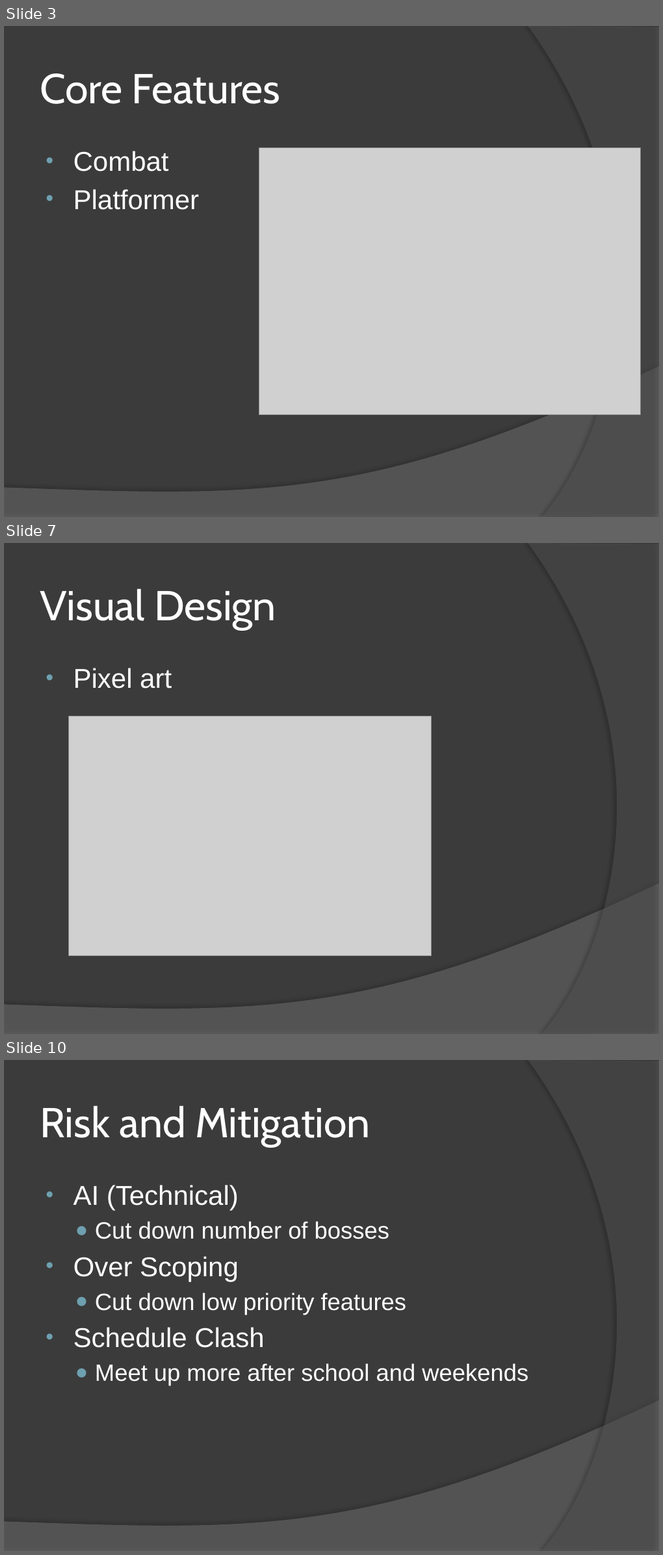
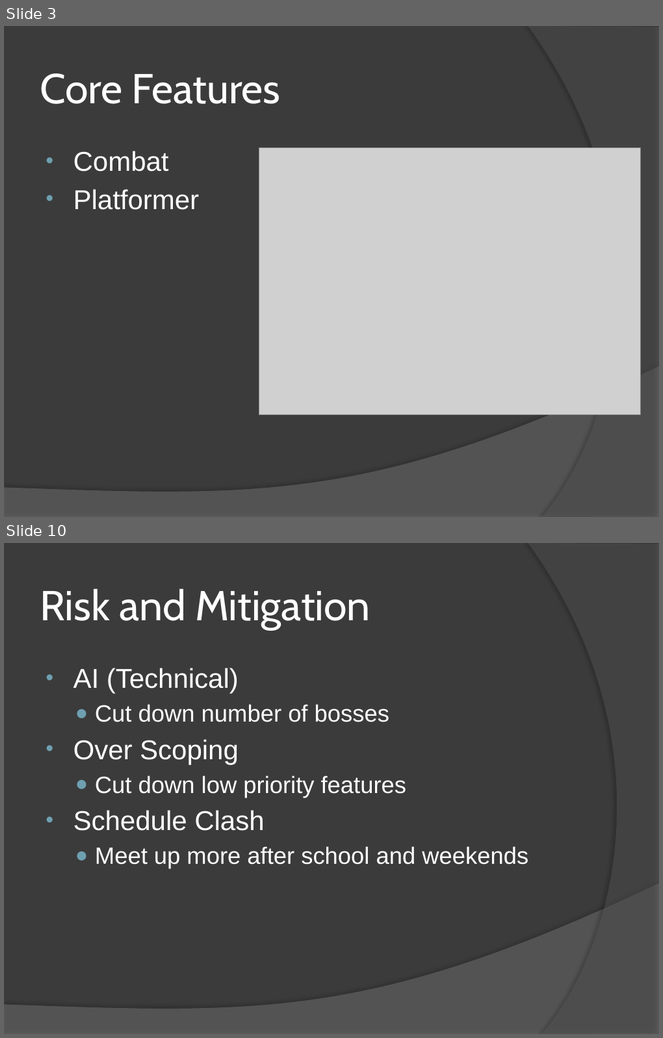
Before and after one commit to everescent/drqst, a slide deck: Pre-Production/D-Sync.pptx. Shown one above the other, each under a label of ours: slides 3, 7 and 10 before the commit, slides 3 and 10 after it; the slides between them are not shown. The pictures are 663x1555 and 663x1038 pixels, drawn with LibreOffice and Linux fonts; fonts in the diff are those of the drawing; grey boxes stand for pictures. Boxes give left, top, right and bottom in pixels: in the first picture for what was removed or moved away, otherwise in the second. Text is boxed around its words. In the diff, an @@ line names an element or a change of style, - is before the commit and + after.

```diff
--- a/Pre-Production/D-Sync.pptx
+++ b/Pre-Production/D-Sync.pptx
@@ slide 7 removed at (x1=4, y1=543, x2=659, y2=1034), background #3B3B3B; not listed: 2 template elements that a slide beside it also shows @@
@@ title removed at (x1=40, y1=589, x2=276, y2=629) @@
-Visual Design
@@ text removed at (x1=74, y1=668, x2=172, y2=689) @@
-• Pixel art
@@ picture removed at (x1=68, y1=717, x2=431, y2=956) @@
```
Also in this commit, not shown: 6 slides changed, 1 slide added, 1 other slide removed.
